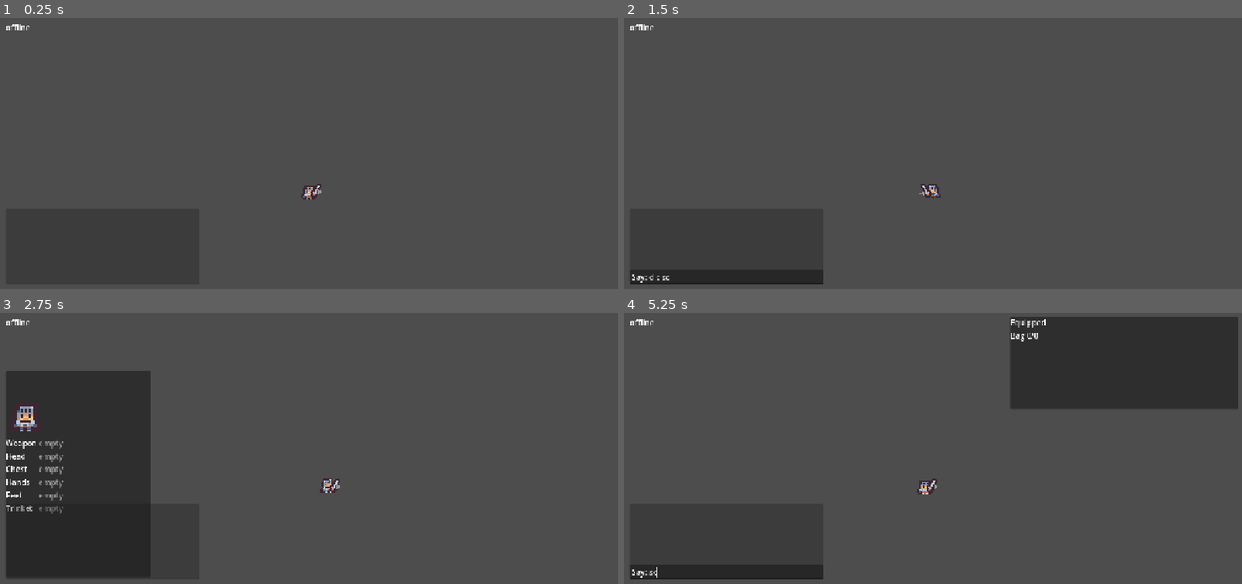
Above: before the commit, frames 1-4 (two rows, left to right).
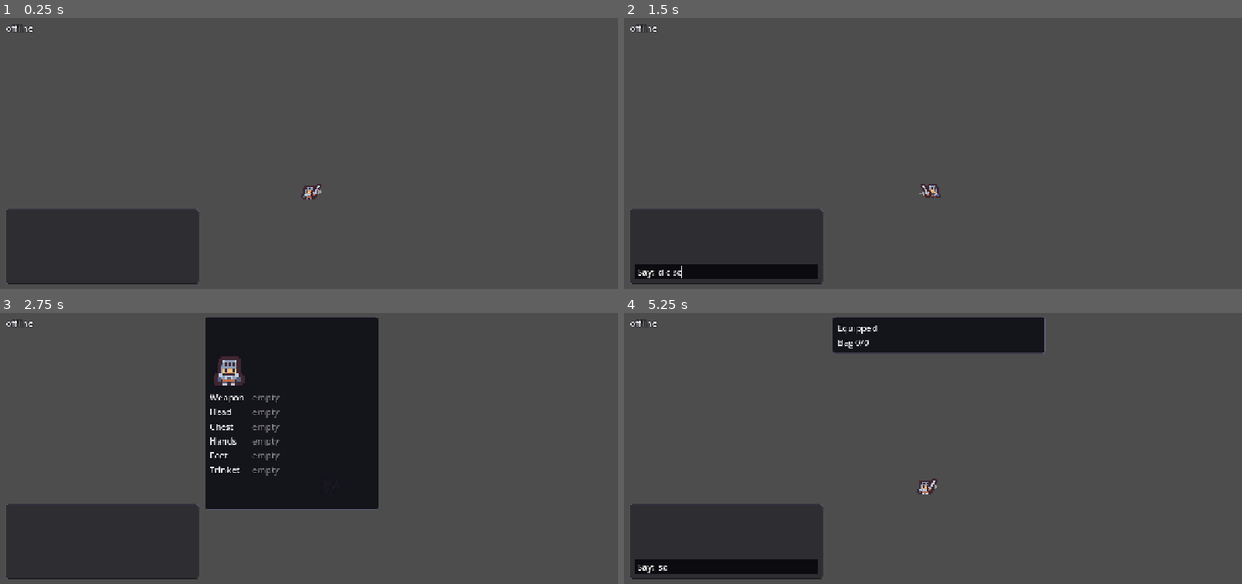
Above: after the commit, the same moments.

Repository: Fomiller/fantasy-rpg
Game: Godot game, scene res://scenes/main.tscn
The game is run twice, just before and just after one commit, with the same random seed, the same clock (stepped at 60 frames per second) and the same inputs.
Inputs (mouse positions are in pixels of both pictures, inside the frame that each line leads up to):
- Up to frame 1 (0.25 s): no input
- Up to frame 2 (1.5 s): tap Enter (chat) at 0.5 s; move the mouse to (1068, 175) at 0.52 s; hold D (move_right) 0.53-1.28 s; tap Space (attack) at 0.6, 1.25 s; click (1068, 175) at 0.67 s; tap C (character) at 0.8, 1.35 s; move the mouse to (809, 210) at 1.27 s; hold S (move_down) from 1.28 s (still down); click (809, 210) at 1.42 s
- Up to frame 3 (2.75 s): tap Space (attack) at 1.55 s; tap Enter (chat) at 2 s; move the mouse to (370, 410) at 2.02 s; release S (move_down) at 2.03 s; hold D (move_right) from 2.03 s (still down); tap 1 (ability_1) at 2.1 s; click (370, 410) at 2.17 s; tap C (character) at 2.3 s
- Up to frame 4 (5.25 s): move the mouse to (902, 556) at 2.77 s; release D (move_right) at 2.78 s; hold W (move_up) 2.78-3.53 s; tap 2 (ability_2) at 2.85 s; click (902, 556) at 2.92 s; tap Space (attack) at 3.05, 3.5, 4.35 s; move the mouse to (1118, 537) at 3.52 s; hold A (move_left) 3.53-5.03 s; tap 3 (ability_3) at 3.6 s; click (1118, 537) at 3.67 s; tap C (character) at 3.8, 5.1 s; tap I (inventory) at 4.15 s; move the mouse to (747, 434) at 4.27 s; click (747, 434) at 4.42 s; tap Enter (chat) at 5 s; move the mouse to (963, 486) at 5.02 s; hold S (move_down) from 5.03 s (still down); click (963, 486) at 5.17 s

The runs differ from the first frame. In frame 1, 0.3% of the frame differs, in the area x 1-33%, y 2-99%; in frame 2, 1.7%; in frame 3, 31%, in the area x 1-62%, y 1-99%; in frame 4, 18%.

Commit message:
feat(FOM-267): shared UI theme and non-overlapping windows
Co-Authored-By: Claude Opus 5.5 <noreply@anthropic.com>

Diff:
--- a/client/godot/project.godot
+++ b/client/godot/project.godot
@@ -13,6 +13,10 @@
 config/name="fantasy-rpg"
 run/main_scene="res://scenes/main.tscn"
 config/features=PackedStringArray("4.7", "GL Compatibility")
+
+[gui]
+
+theme/custom="res://ui/theme.tres"
 
 [display]
 
--- a/client/godot/scenes/main.tscn
+++ b/client/godot/scenes/main.tscn
@@ -61,37 +61,72 @@
 fit_content = true
 mouse_filter = 2
 
-[node name="Inventory" type="PanelContainer" parent="HUD"]
-visible = false
-offset_left = 800.0
+[node name="Windows" type="HBoxContainer" parent="HUD"]
+anchors_preset = 15
+anchor_right = 1.0
+anchor_bottom = 1.0
+offset_left = 424.0
 offset_top = 8.0
-offset_right = 1272.0
-offset_bottom = 200.0
+offset_right = -12.0
+offset_bottom = -64.0
+mouse_filter = 2
+
+[node name="Left" type="ScrollContainer" parent="HUD/Windows"]
+layout_mode = 2
+mouse_filter = 1
+horizontal_scroll_mode = 0
+
+[node name="Character" type="PanelContainer" parent="HUD/Windows/Left"]
+visible = false
+custom_minimum_size = Vector2(360, 0)
+layout_mode = 2
+size_flags_horizontal = 3
+script = ExtResource("8_character")
+
+[node name="List" type="VBoxContainer" parent="HUD/Windows/Left/Character"]
+layout_mode = 2
+
+[node name="Right" type="ScrollContainer" parent="HUD/Windows"]
+layout_mode = 2
+mouse_filter = 1
+horizontal_scroll_mode = 0
+
+[node name="Column" type="VBoxContainer" parent="HUD/Windows/Right"]
+custom_minimum_size = Vector2(440, 0)
+layout_mode = 2
+size_flags_horizontal = 3
+mouse_filter = 2
+
+[node name="Inventory" type="PanelContainer" parent="HUD/Windows/Right/Column"]
+visible = false
+layout_mode = 2
 script = ExtResource("5_inventory")
 
-[node name="List" type="VBoxContainer" parent="HUD/Inventory"]
-layout_mode = 2
-
-[node name="Loot" type="PanelContainer" parent="HUD"]
-visible = false
-offset_left = 320.0
-offset_top = 220.0
-offset_right = 792.0
-offset_bottom = 420.0
+[node name="List" type="VBoxContainer" parent="HUD/Windows/Right/Column/Inventory"]
+layout_mode = 2
+
+[node name="Loot" type="PanelContainer" parent="HUD/Windows/Right/Column"]
+visible = false
+layout_mode = 2
 script = ExtResource("7_loot")
 
-[node name="List" type="VBoxContainer" parent="HUD/Loot"]
-layout_mode = 2
-
-[node name="Character" type="PanelContainer" parent="HUD"]
-visible = false
-offset_left = 12.0
-offset_top = 120.0
-offset_right = 312.0
-offset_bottom = 548.0
-script = ExtResource("8_character")
-
-[node name="List" type="VBoxContainer" parent="HUD/Character"]
+[node name="List" type="VBoxContainer" parent="HUD/Windows/Right/Column/Loot"]
+layout_mode = 2
+
+[node name="Stash" type="PanelContainer" parent="HUD/Windows/Right/Column"]
+visible = false
+layout_mode = 2
+script = ExtResource("12_stash")
+
+[node name="List" type="VBoxContainer" parent="HUD/Windows/Right/Column/Stash"]
+layout_mode = 2
+
+[node name="RunSummary" type="PanelContainer" parent="HUD/Windows/Right/Column"]
+visible = false
+layout_mode = 2
+script = ExtResource("11_run_summary")
+
+[node name="List" type="VBoxContainer" parent="HUD/Windows/Right/Column/RunSummary"]
 layout_mode = 2
 
 [node name="Abilities" type="VBoxContainer" parent="HUD"]
@@ -119,28 +154,11 @@
 offset_top = 120.0
 offset_right = 940.0
 offset_bottom = 160.0
-theme_override_colors/font_color = Color(0.95, 0.78, 0.3, 1)
-theme_override_font_sizes/font_size = 28
+theme_type_variation = &"BannerLabel"
 horizontal_alignment = 1
 vertical_alignment = 1
 mouse_filter = 2
 script = ExtResource("10_level_up")
-
-[node name="Stash" type="PanelContainer" parent="HUD"]
-visible = false
-offset_left = 320.0
-offset_top = 40.0
-offset_right = 792.0
-offset_bottom = 520.0
-script = ExtResource("12_stash")
-
-[node name="Scroll" type="ScrollContainer" parent="HUD/Stash"]
-layout_mode = 2
-horizontal_scroll_mode = 0
-
-[node name="List" type="VBoxContainer" parent="HUD/Stash/Scroll"]
-layout_mode = 2
-size_flags_horizontal = 3
 
 [node name="Chat" type="PanelContainer" parent="HUD"]
 offset_left = 12.0
@@ -176,21 +194,10 @@
 
 [node name="Toast" type="Label" parent="HUD"]
 visible = false
-offset_left = 340.0
-offset_top = 540.0
-offset_right = 940.0
-offset_bottom = 570.0
-theme_override_colors/font_color = Color(1, 0.6, 0.5, 1)
+offset_left = 440.0
+offset_top = 662.0
+offset_right = 840.0
+offset_bottom = 688.0
+theme_type_variation = &"WarnLabel"
 horizontal_alignment = 1
 mouse_filter = 2
-
-[node name="RunSummary" type="PanelContainer" parent="HUD"]
-visible = false
-offset_left = 440.0
-offset_top = 180.0
-offset_right = 840.0
-offset_bottom = 480.0
-script = ExtResource("11_run_summary")
-
-[node name="List" type="VBoxContainer" parent="HUD/RunSummary"]
-layout_mode = 2
--- a/client/godot/scripts/ability_bar.gd
+++ b/client/godot/scripts/ability_bar.gd
@@ -35,7 +35,7 @@
 	_resource_bar.custom_minimum_size = Vector2(200, 12)
 	_resource_bar.show_percentage = false
 	_resource_bar.mouse_filter = Control.MOUSE_FILTER_IGNORE
-	_rejected.modulate = Color(1, 0.5, 0.4)
+	_rejected.theme_type_variation = &"WarnLabel"
 	_list.bbcode_enabled = true
 	_list.fit_content = true
 	_list.mouse_filter = Control.MOUSE_FILTER_IGNORE
--- a/client/godot/scripts/character_screen.gd
+++ b/client/godot/scripts/character_screen.gd
@@ -34,6 +34,9 @@
 	_sprite.position = _portrait.custom_minimum_size / 2
 	_sprite.scale = Vector2.ONE * SPRITE_SCALE
 	_portrait.add_child(_sprite)
+	_title.autowrap_mode = TextServer.AUTOWRAP_WORD_SMART
+	_xp.autowrap_mode = TextServer.AUTOWRAP_WORD_SMART
+	_stats.autowrap_mode = TextServer.AUTOWRAP_WORD_SMART
 	for child: Control in [_title, _xp, _portrait, _slots, _vitals, _stats]:
 		_list.add_child(child)
 	clear()
@@ -91,7 +94,7 @@
 			row.add_child(empty)
 		var label := Label.new()
 		label.text = slot.capitalize()
-		label.custom_minimum_size.x = 64
+		label.custom_minimum_size.x = 80
 		row.add_child(label)
 		row.move_child(label, 0)
 		_slots.add_child(row)
--- a/client/godot/scripts/item_row.gd
+++ b/client/godot/scripts/item_row.gd
@@ -7,6 +7,8 @@
 	var label := RichTextLabel.new()
 	label.bbcode_enabled = true
 	label.fit_content = true
+	label.scroll_active = false
+	label.custom_minimum_size.x = 150
 	label.size_flags_horizontal = Control.SIZE_EXPAND_FILL
 	label.text = ItemText.line(item)
 	if item.get_quantity() > 1:
--- a/client/godot/scripts/main.gd
+++ b/client/godot/scripts/main.gd
@@ -37,14 +37,14 @@
 @onready var _status: Label = $HUD/Status
 @onready var _debug_overlay: Label = $HUD/DebugOverlay
 @onready var _equipment: RichTextLabel = $HUD/Equipment
-@onready var _inventory: InventoryPanel = $HUD/Inventory
+@onready var _inventory: InventoryPanel = $HUD/Windows/Right/Column/Inventory
 @onready var _abilities: AbilityBar = $HUD/Abilities
-@onready var _loot: LootWindow = $HUD/Loot
-@onready var _character: CharacterScreen = $HUD/Character
+@onready var _loot: LootWindow = $HUD/Windows/Right/Column/Loot
+@onready var _character: CharacterScreen = $HUD/Windows/Left/Character
 @onready var _xp_bar: XpBar = $HUD/XpBar
 @onready var _level_up: LevelUpBanner = $HUD/LevelUp
-@onready var _summary: RunSummaryWindow = $HUD/RunSummary
-@onready var _stash: StashWindow = $HUD/Stash
+@onready var _summary: RunSummaryWindow = $HUD/Windows/Right/Column/RunSummary
+@onready var _stash: StashWindow = $HUD/Windows/Right/Column/Stash
 @onready var _toast: Label = $HUD/Toast
 @onready var _chat: ChatBox = $HUD/Chat
 
--- a/client/godot/scripts/stash_window.gd
+++ b/client/godot/scripts/stash_window.gd
@@ -25,7 +25,7 @@
 var _stash: Array[GameV1.Item] = []
 var _stash_capacity := 0
 
-@onready var _list: VBoxContainer = $Scroll/List
+@onready var _list: VBoxContainer = $List
 
 
 func _ready() -> void:
@@ -79,7 +79,7 @@
 		child.queue_free()
 
 	if message != "":
-		_label(message).modulate = Color(1, 0.6, 0.5)
+		_label(message).theme_type_variation = &"WarnLabel"
 	if saving:
 		_label("Saving...")
 
--- a/client/godot/scripts/xp_bar.gd
+++ b/client/godot/scripts/xp_bar.gd
@@ -21,7 +21,7 @@
 	_label.set_anchors_preset(Control.PRESET_FULL_RECT)
 	_label.horizontal_alignment = HORIZONTAL_ALIGNMENT_CENTER
 	_label.vertical_alignment = VERTICAL_ALIGNMENT_CENTER
-	_label.add_theme_font_size_override("font_size", 12)
+	_label.theme_type_variation = &"SmallLabel"
 	add_child(_label)
 	clear()
 
--- a/client/godot/scripts/xp_popup.gd
+++ b/client/godot/scripts/xp_popup.gd
@@ -9,6 +9,7 @@
 static func make(amount: int) -> XpPopup:
 	var popup := XpPopup.new()
 	popup.text = "+%d XP" % amount
+	popup.theme_type_variation = &"PopupLabel"
 	return popup
 
 
--- a/client/godot/tests/character_screen_test.gd
+++ b/client/godot/tests/character_screen_test.gd
@@ -13,7 +13,7 @@
 	root.add_child(main)
 	await _frames(2)
 	var connection: ServerConnection = main.get_node("ServerConnection")
-	var screen: CharacterScreen = main.get_node("HUD/Character")
+	var screen: CharacterScreen = main.get_node("HUD/Windows/Left/Character")
 	connection.player_id = 1
 	main.get_node("Player").send_move = func(_direction: Vector2) -> int: return 0
 	main.get_node("HUD/Abilities").setup(_warrior())
@@ -34,7 +34,7 @@
 	_check(_has_text(screen, "Run XP 15"), "run XP shows after an XpGained")
 	connection._handle(_run_ended(_character("ann", 4, 20, 250)))
 	_check(_has_text(screen, "ann · Warrior · level 4") and _has_text(screen, "XP 20/250 to level 5") and not _has_text(screen, "Run XP"), "a run summary moves the screen to the new level")
-	main.get_node("HUD/RunSummary").visible = false
+	main.get_node("HUD/Windows/Right/Column/RunSummary").visible = false
 	screen.show_character(_character("ann", 10, 30, 0))
 	_check(_has_text(screen, "level 10") and _has_text(screen, "max level"), "the cap shows max level")
 	_check(screen.find_children("*", "CharacterSprite", true, false).size() == 1, "screen shows the character sprite")
--- a/client/godot/tests/chat_test.gd
+++ b/client/godot/tests/chat_test.gd
@@ -17,7 +17,7 @@
 	var input: LineEdit = main.get_node("HUD/Chat/List/Row/Fields/Input")
 	var mode_label: Label = main.get_node("HUD/Chat/List/Row/Fields/Mode")
 	var chat_log: RichTextLabel = main.get_node("HUD/Chat/List/Log")
-	var inventory: InventoryPanel = main.get_node("HUD/Inventory")
+	var inventory: InventoryPanel = main.get_node("HUD/Windows/Right/Column/Inventory")
 	var player: Player = main.get_node("Player")
 	chat.send_chat = func(line: String) -> void: _sent.append(line)
 
--- a/client/godot/tests/loot_window_test.gd
+++ b/client/godot/tests/loot_window_test.gd
@@ -12,7 +12,7 @@
 	var main: Node = load("res://scenes/main.tscn").instantiate()
 	root.add_child(main)
 	await _frames(2)
-	var loot: LootWindow = main.get_node("HUD/Loot")
+	var loot: LootWindow = main.get_node("HUD/Windows/Right/Column/Loot")
 	loot.send_open = func(id: int) -> void: _sent.append("open %d" % id)
 	loot.send_close = func(id: int) -> void: _sent.append("close %d" % id)
 	loot.send_pickup = func(id: int, item_id: String) -> void: _sent.append("take %d %s" % [id, item_id])
--- a/client/godot/tests/net_test.gd
+++ b/client/godot/tests/net_test.gd
@@ -84,7 +84,7 @@
 # Walk left from the spawn to the stash chest, open it, stash the starter
 # sword and equip it again from the stash.
 func _test_stash(main: Node, connection: ServerConnection, latest: Dictionary) -> void:
-	var stash: StashWindow = main.get_node("HUD/Stash")
+	var stash: StashWindow = main.get_node("HUD/Windows/Right/Column/Stash")
 	var chest: Vector2 = main.get_node("Cave").stash
 	var server_pos := func() -> Vector2: return _server_pos(latest.snapshot, connection.player_id)
 	await _press("interact")
@@ -106,7 +106,7 @@
 # From the chest, walk right under the corridor and up into the entrance.
 func _test_entrance(main: Node, connection: ServerConnection, latest: Dictionary) -> void:
 	var entrance: Rect2 = main.get_node("Cave").entrance
-	var stash: StashWindow = main.get_node("HUD/Stash")
+	var stash: StashWindow = main.get_node("HUD/Windows/Right/Column/Stash")
 	var status: Label = main.get_node("HUD/Status")
 	var server_pos := func() -> Vector2: return _server_pos(latest.snapshot, connection.player_id)
 	await _walk(main, "move_right", func() -> bool: return server_pos.call().x > entrance.get_center().x - 16.0)
@@ -197,7 +197,7 @@
 	await _until(func() -> bool: return server_pos.call().x < 100.0, 3000)
 	Input.action_release("move_left")
 
-	var loot: LootWindow = main.get_node("HUD/Loot")
+	var loot: LootWindow = main.get_node("HUD/Windows/Right/Column/Loot")
 	await _press("interact")
 	_check(await _until(func() -> bool: return loot.visible), "interact opens the chest's loot window")
 	var bar: XpBar = main.get_node("HUD/XpBar")
@@ -240,7 +240,7 @@
 # Unequip the sword, drop it, loot it back with interact, and equip it again,
 # all through the inventory panel and the server.
 func _test_loot_then_equip(main: Node, hud: RichTextLabel) -> void:
-	var panel: InventoryPanel = main.get_node("HUD/Inventory")
+	var panel: InventoryPanel = main.get_node("HUD/Windows/Right/Column/Inventory")
 	Input.action_press("inventory")
 	await physics_frame
 	await physics_frame
@@ -259,7 +259,7 @@
 	_check(await _until(func() -> bool: return main.nearest_loot(main.get_node("ServerGhost").position) != null), "dropped sword lies on the ground")
 	_check(_button(panel, "Rusty Sword", "Drop") == null, "bag is empty after the drop")
 
-	var loot: LootWindow = main.get_node("HUD/Loot")
+	var loot: LootWindow = main.get_node("HUD/Windows/Right/Column/Loot")
 	await _press("interact")
 	_check(await _until(func() -> bool: return loot.visible and _loot_rows(loot).size() == 1), "interact opens the dropped sword's loot window")
 	if _loot_rows(loot).is_empty():
--- a/client/godot/tests/progression_test.gd
+++ b/client/godot/tests/progression_test.gd
@@ -15,7 +15,7 @@
 	var connection: ServerConnection = main.get_node("ServerConnection")
 	var bar: XpBar = main.get_node("HUD/XpBar")
 	var banner: LevelUpBanner = main.get_node("HUD/LevelUp")
-	var summary: RunSummaryWindow = main.get_node("HUD/RunSummary")
+	var summary: RunSummaryWindow = main.get_node("HUD/Windows/Right/Column/RunSummary")
 	var abilities: AbilityBar = main.get_node("HUD/Abilities")
 	main.get_node("Player").send_move = func(_direction: Vector2) -> int: return 0
 	main.send_attack = func(_target: int, ability_id: String, _aim: Vector2) -> int:
--- a/client/godot/tests/town_test.gd
+++ b/client/godot/tests/town_test.gd
@@ -17,14 +17,14 @@
 	root.add_child(main)
 	await _frames(2)
 	var connection: ServerConnection = main.get_node("ServerConnection")
-	var stash: StashWindow = main.get_node("HUD/Stash")
-	var summary: RunSummaryWindow = main.get_node("HUD/RunSummary")
+	var stash: StashWindow = main.get_node("HUD/Windows/Right/Column/Stash")
+	var summary: RunSummaryWindow = main.get_node("HUD/Windows/Right/Column/RunSummary")
 	var player: Player = main.get_node("Player")
 	var ghost: Node2D = main.get_node("ServerGhost")
 	var cave: Cave = main.get_node("Cave")
 	var status: Label = main.get_node("HUD/Status")
 	var toast: Label = main.get_node("HUD/Toast")
-	var panel: InventoryPanel = main.get_node("HUD/Inventory")
+	var panel: InventoryPanel = main.get_node("HUD/Windows/Right/Column/Inventory")
 	player.send_move = func(_direction: Vector2) -> int: return 0
 	main.send_attack = func(_target: int, ability_id: String, _aim: Vector2) -> int:
 		_sent.append("attack %s" % ability_id)
--- a/client/godot/tests/window_attack_test.gd
+++ b/client/godot/tests/window_attack_test.gd
@@ -13,8 +13,8 @@
 	root.add_child(main)
 	await _frames(2)
 	var connection: ServerConnection = main.get_node("ServerConnection")
-	var inventory: InventoryPanel = main.get_node("HUD/Inventory")
-	var loot: LootWindow = main.get_node("HUD/Loot")
+	var inventory: InventoryPanel = main.get_node("HUD/Windows/Right/Column/Inventory")
+	var loot: LootWindow = main.get_node("HUD/Windows/Right/Column/Loot")
 	connection.player_id = 1
 	main.get_node("Player").send_move = func(_direction: Vector2) -> int: return 0
 	main.get_node("HUD/Abilities").setup(_warrior())
--- a/client/godot/tests/windows_test.gd
+++ b/client/godot/tests/windows_test.gd
@@ -10,7 +10,7 @@
 func _run() -> void:
 	var main: Node = load("res://scenes/main.tscn").instantiate()
 	root.add_child(main)
-	var inventory: InventoryPanel = main.get_node("HUD/Inventory")
+	var inventory: InventoryPanel = main.get_node("HUD/Windows/Right/Column/Inventory")
 	var player: Player = main.get_node("Player")
 	await _frames(2)
 
@@ -40,8 +40,70 @@
 	await _frames(2)
 	_check(not inventory.visible and player.alive and player.position == position and main.get_node("HUD/Status").text == status, "escape with nothing open changes nothing")
 
+	var area: Control = main.get_node("HUD/Windows")
+	var xp_bar: Control = main.get_node("HUD/XpBar")
+	var character: CharacterScreen = main.get_node("HUD/Windows/Left/Character")
+	var stash: StashWindow = main.get_node("HUD/Windows/Right/Column/Stash")
+	var summary: RunSummaryWindow = main.get_node("HUD/Windows/Right/Column/RunSummary")
+
+	var bag := _items(30)
+	var gear := _items(6)
+	var stats: Array[GameV1.ItemStat] = []
+	for i in 12:
+		var stat := GameV1.ItemStat.new()
+		stat.set_stat("stat_%d" % i)
+		stat.set_value(i)
+		stats.append(stat)
+	inventory.show_equipment(gear)
+	inventory.show_inventory(bag, 30)
+	character.show_equipment(gear)
+	character.show_stats(stats)
+	stash.show_equipment(gear)
+	stash.show_inventory(bag, 30)
+	stash.show_stash(bag, 30)
+	var run := GameV1.RunSummary.new()
+	for item in bag:
+		run.add_kept().set_name(item.get_name())
+	summary.show_summary(run)
+	inventory.visible = true
+	character.visible = true
+	stash.visible = true
+	await _frames(3)
+
+	var shown: Array[Control] = [character, inventory, stash, summary]
+	var overlap := false
+	for i in shown.size():
+		_check(shown[i].visible, "%s is open" % shown[i].name)
+		for j in range(i + 1, shown.size()):
+			overlap = overlap or shown[i].get_global_rect().intersects(shown[j].get_global_rect())
+	_check(not overlap, "windows open together do not overlap")
+	for column: Control in [area.get_node("Left"), area.get_node("Right")]:
+		var rect := column.get_global_rect()
+		_check(area.get_global_rect().encloses(rect), "%s column stays inside the window area" % column.name)
+		_check(rect.end.y <= xp_bar.get_global_rect().position.y, "%s column stays above the XP bar" % column.name)
+	for window in shown:
+		var column: Control = window.get_parent().get_parent() if window != character else window.get_parent()
+		_check(window.get_global_rect().position.x >= column.get_global_rect().position.x and window.get_global_rect().end.x <= column.get_global_rect().end.x + 1, "%s fits its column's width" % window.name)
+
 	print("windows_test: %s" % ("PASS" if _failures == 0 else "FAIL (%d)" % _failures))
 	quit(1 if _failures > 0 else 0)
+
+
+func _items(count: int) -> Array[GameV1.Item]:
+	var items: Array[GameV1.Item] = []
+	for i in count:
+		var item := GameV1.Item.new()
+		item.set_id("item_%d" % i)
+		item.set_name("Rusted Greatsword of the Long Night %d" % i)
+		item.set_slot("weapon")
+		item.set_rarity(GameV1.Rarity.RARE)
+		item.set_quantity(1)
+		for stat in ["attack", "attack_speed", "max_health"]:
+			var base := item.add_base()
+			base.set_stat(stat)
+			base.set_value(i + 1)
+		items.append(item)
+	return items
 
 
 func _escape(pressed: bool) -> InputEventKey:
--- a/client/godot/tests/world_test.gd
+++ b/client/godot/tests/world_test.gd
@@ -18,7 +18,7 @@
 	var main: Node = load("res://scenes/main.tscn").instantiate()
 	root.add_child(main)
 	var connection: ServerConnection = main.get_node("ServerConnection")
-	var stash: StashWindow = main.get_node("HUD/Stash")
+	var stash: StashWindow = main.get_node("HUD/Windows/Right/Column/Stash")
 	var cave: Cave = main.get_node("Cave")
 	var latest := {"snapshot": null}
 	connection.snapshot_received.connect(func(s: GameV1.WorldSnapshot) -> void: latest.snapshot = s)
@@ -65,7 +65,7 @@
 		return me != null and chest != null and me.get_position().get_x() > chest.get_position().get_x() - 20.0)
 	Input.action_release("move_right")
 	await _until(func() -> bool: return false, 300)
-	var loot: LootWindow = main.get_node("HUD/Loot")
+	var loot: LootWindow = main.get_node("HUD/Windows/Right/Column/Loot")
 	await _press("interact")
 	_check(await _until(func() -> bool: return loot.visible and not loot._items.is_empty()), "interact opens the chest")
 	if not loot.visible or loot._items.is_empty():
@@ -81,7 +81,7 @@
 			break
 	_check(await _until(func() -> bool: return item_name in bag.names), "takes %s from the chest" % item_name)
 
-	var summary: RunSummaryWindow = main.get_node("HUD/RunSummary")
+	var summary: RunSummaryWindow = main.get_node("HUD/Windows/Right/Column/RunSummary")
 	Input.action_press("move_right")
 	var extracted := await _until(func() -> bool: return summary.visible, 10000)
 	Input.action_release("move_right")
--- /dev/null
+++ b/client/godot/ui/theme.tres
@@ -0,0 +1,119 @@
+[gd_resource type="Theme" load_steps=8 format=3]
+
+[sub_resource type="StyleBoxFlat" id="panel"]
+content_margin_left = 10.0
+content_margin_top = 10.0
+content_margin_right = 10.0
+content_margin_bottom = 10.0
+bg_color = Color(0.07, 0.07, 0.1, 0.96)
+border_width_left = 1
+border_width_top = 1
+border_width_right = 1
+border_width_bottom = 1
+border_color = Color(0.38, 0.38, 0.48, 1)
+corner_radius_top_left = 4
+corner_radius_top_right = 4
+corner_radius_bottom_right = 4
+corner_radius_bottom_left = 4
+
+[sub_resource type="StyleBoxFlat" id="button_normal"]
+content_margin_left = 10.0
+content_margin_top = 3.0
+content_margin_right = 10.0
+content_margin_bottom = 3.0
+bg_color = Color(0.2, 0.2, 0.28, 1)
+border_width_left = 1
+border_width_top = 1
+border_width_right = 1
+border_width_bottom = 1
+border_color = Color(0.45, 0.45, 0.58, 1)
+corner_radius_top_left = 3
+corner_radius_top_right = 3
+corner_radius_bottom_right = 3
+corner_radius_bottom_left = 3
+
+[sub_resource type="StyleBoxFlat" id="button_hover"]
+content_margin_left = 10.0
+content_margin_top = 3.0
+content_margin_right = 10.0
+content_margin_bottom = 3.0
+bg_color = Color(0.3, 0.3, 0.42, 1)
+border_width_left = 1
+border_width_top = 1
+border_width_right = 1
+border_width_bottom = 1
+border_color = Color(0.7, 0.7, 0.85, 1)
+corner_radius_top_left = 3
+corner_radius_top_right = 3
+corner_radius_bottom_right = 3
+corner_radius_bottom_left = 3
+
+[sub_resource type="StyleBoxFlat" id="button_pressed"]
+content_margin_left = 10.0
+content_margin_top = 3.0
+content_margin_right = 10.0
+content_margin_bottom = 3.0
+bg_color = Color(0.13, 0.13, 0.2, 1)
+border_width_left = 1
+border_width_top = 1
+border_width_right = 1
+border_width_bottom = 1
+border_color = Color(0.7, 0.7, 0.85, 1)
+corner_radius_top_left = 3
+corner_radius_top_right = 3
+corner_radius_bottom_right = 3
+corner_radius_bottom_left = 3
+
+[sub_resource type="StyleBoxFlat" id="line_edit"]
+content_margin_left = 6.0
+content_margin_top = 3.0
+content_margin_right = 6.0
+content_margin_bottom = 3.0
+bg_color = Color(0.03, 0.03, 0.05, 0.9)
+border_width_left = 1
+border_width_top = 1
+border_width_right = 1
+border_width_bottom = 1
+border_color = Color(0.38, 0.38, 0.48, 1)
+
+[sub_resource type="StyleBoxFlat" id="scroll_grabber"]
+bg_color = Color(0.45, 0.45, 0.58, 1)
+
+[resource]
+default_font_size = 18
+Button/colors/font_color = Color(0.92, 0.92, 0.95, 1)
+Button/colors/font_hover_color = Color(1, 1, 1, 1)
+Button/styles/disabled = SubResource("button_normal")
+Button/styles/focus = SubResource("button_hover")
+Button/styles/hover = SubResource("button_hover")
+Button/styles/normal = SubResource("button_normal")
+Button/styles/pressed = SubResource("button_pressed")
+HBoxContainer/constants/separation = 8
+Label/colors/font_color = Color(0.92, 0.92, 0.95, 1)
+Label/colors/font_outline_color = Color(0, 0, 0, 1)
+Label/constants/outline_size = 4
+BannerLabel/base_type = &"Label"
+BannerLabel/colors/font_color = Color(0.95, 0.78, 0.3, 1)
+BannerLabel/constants/outline_size = 8
+BannerLabel/font_sizes/font_size = 32
+PopupLabel/base_type = &"Label"
+PopupLabel/colors/font_color = Color(1, 1, 1, 1)
+PopupLabel/constants/outline_size = 6
+PopupLabel/font_sizes/font_size = 20
+SmallLabel/base_type = &"Label"
+SmallLabel/font_sizes/font_size = 13
+WarnLabel/base_type = &"Label"
+WarnLabel/colors/font_color = Color(1, 0.6, 0.5, 1)
+WarnLabel/constants/outline_size = 6
+LineEdit/colors/font_color = Color(0.95, 0.95, 0.95, 1)
+LineEdit/styles/normal = SubResource("line_edit")
+LineEdit/styles/read_only = SubResource("line_edit")
+LineEdit/styles/focus = SubResource("line_edit")
+PanelContainer/styles/panel = SubResource("panel")
+RichTextLabel/colors/default_color = Color(0.92, 0.92, 0.95, 1)
+RichTextLabel/colors/font_outline_color = Color(0, 0, 0, 1)
+RichTextLabel/constants/outline_size = 4
+VBoxContainer/constants/separation = 4
+VScrollBar/styles/grabber = SubResource("scroll_grabber")
+VScrollBar/styles/grabber_highlight = SubResource("scroll_grabber")
+VScrollBar/styles/grabber_pressed = SubResource("scroll_grabber")
